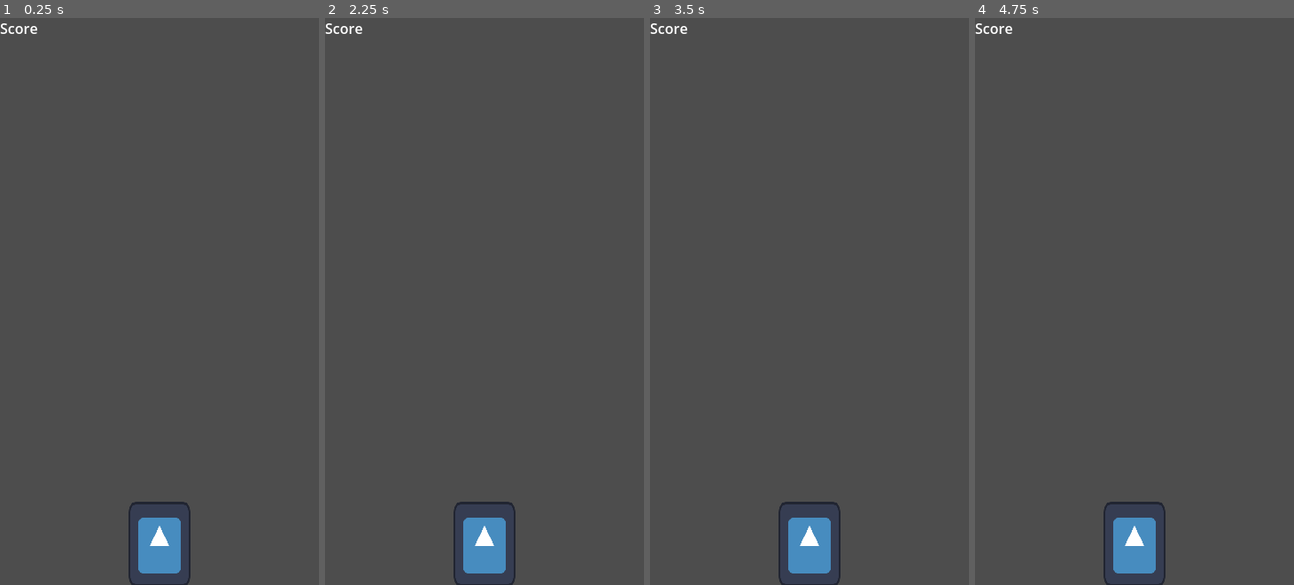
Above: before the commit, frames 1-4 (left to right).
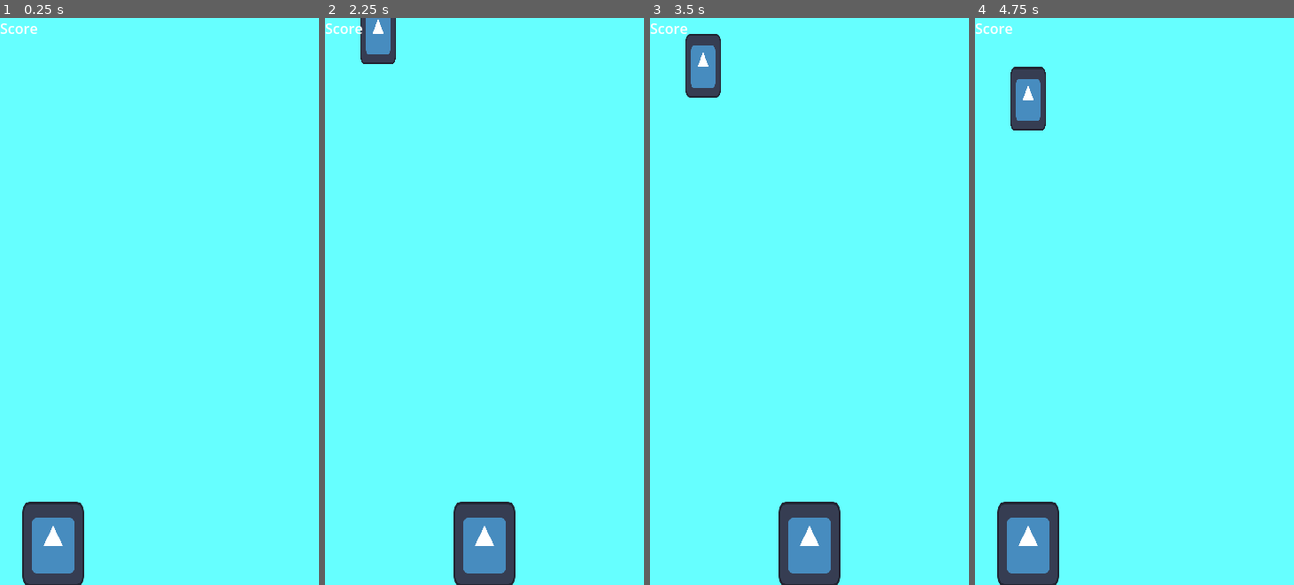
Above: after the commit, the same moments.

Repository: limidan7/missile-takedown
Game: Godot game, scene res://Scenes/root.tscn
Same seed, same stepped clock (60 frames per second), same inputs: the game is played once before the commit and once after it. The engine's default icon, where the game draws it, is replaced by a stand-in: a white triangle on a blue panel in a dark square.
Inputs:
- Up to frame 1 (0.25 s): no input
- Up to frame 2 (2.25 s): tap Enter at 0.5 s; hold D (Right_Move) 0.53-1.28 s; hold A (Left_Move) 1.28-2.03 s; hold D (Right_Move) from 2.03 s (still down)
- Up to frame 3 (3.5 s): keep holding D (Right_Move)
- Up to frame 4 (4.75 s): release D (Right_Move) at 3.53 s; hold A (Left_Move) from 3.53 s (still down)

The runs differ from the first frame. In frame 1, 99% of the frame differs, in the area x 0-100%, y 0-100%; in frame 2, 97%; in frame 3, 97%; in frame 4, 98%.

Commit message:
added basic missile dulpication and the missile

Diff:
--- /dev/null
+++ b/Scenes/border.tscn
@@ -0,0 +1,10 @@
+[gd_scene load_steps=2 format=3 uid="uid://btvophn0lk6f7"]
+
+[sub_resource type="RectangleShape2D" id="RectangleShape2D_jqsud"]
+size = Vector2(387, 20)
+
+[node name="Border" type="StaticBody2D"]
+
+[node name="CollisionShape2D" type="CollisionShape2D" parent="."]
+position = Vector2(183.5, 0)
+shape = SubResource("RectangleShape2D_jqsud")
--- /dev/null
+++ b/Scenes/missile.tscn
@@ -0,0 +1,21 @@
+[gd_scene load_steps=4 format=3 uid="uid://bh5s7mmvoulyu"]
+
+[ext_resource type="Texture2D" uid="uid://bvjddypsgtnl3" path="res://Sprites/icon.svg" id="1_khyii"]
+[ext_resource type="Script" path="res://Scripts/missile.gd" id="1_pifhx"]
+
+[sub_resource type="RectangleShape2D" id="RectangleShape2D_fxett"]
+size = Vector2(40, 71.5)
+
+[node name="Missile" type="Node2D"]
+script = ExtResource("1_pifhx")
+
+[node name="RigidBody2D" type="StaticBody2D" parent="."]
+
+[node name="CollisionShape2D" type="CollisionShape2D" parent="RigidBody2D"]
+position = Vector2(0, -0.75)
+shape = SubResource("RectangleShape2D_fxett")
+
+[node name="Sprite2D" type="Sprite2D" parent="RigidBody2D"]
+position = Vector2(-5.96046e-08, -1)
+scale = Vector2(0.3125, 0.5625)
+texture = ExtResource("1_khyii")
--- a/Scenes/root.tscn
+++ b/Scenes/root.tscn
@@ -1,20 +1,29 @@
-[gd_scene load_steps=2 format=3 uid="uid://cv7n4hqv0gqm5"]
+[gd_scene load_steps=4 format=3 uid="uid://cv7n4hqv0gqm5"]
 
 [ext_resource type="PackedScene" uid="uid://b2kkcv4tmr6gw" path="res://Scenes/player.tscn" id="1_gyu2t"]
+[ext_resource type="PackedScene" uid="uid://btvophn0lk6f7" path="res://Scenes/border.tscn" id="2_n78mb"]
+[ext_resource type="PackedScene" uid="uid://bh5s7mmvoulyu" path="res://Scenes/missile.tscn" id="3_3yj0d"]
 
 [node name="Root" type="Node2D"]
 
 [node name="Label" type="Label" parent="."]
+z_index = 7
 offset_right = 715.0
 offset_bottom = 261.0
 text = "Score"
 
 [node name="ColorRect" type="ColorRect" parent="."]
-offset_left = 1045.0
-offset_top = -134.0
-offset_right = 2090.0
-offset_bottom = 1363.0
+offset_left = -250.0
+offset_top = -309.0
+offset_right = 795.0
+offset_bottom = 1188.0
 color = Color(0.4, 1, 1, 1)
 
 [node name="Player" parent="." instance=ExtResource("1_gyu2t")]
-position = Vector2(180, 594)
+position = Vector2(35, 594)
+
+[node name="Border" parent="." instance=ExtResource("2_n78mb")]
+position = Vector2(0, 651)
+
+[node name="Missile" parent="." instance=ExtResource("3_3yj0d")]
+position = Vector2(0, -50)
--- /dev/null
+++ b/Scenes/spawner.tscn
@@ -0,0 +1,8 @@
+[gd_scene load_steps=2 format=3 uid="uid://cut5o4f68k2ra"]
+
+[ext_resource type="Script" path="res://Scripts/spawner.gd" id="1_j3tf5"]
+
+[node name="Spawner" type="Node2D"]
+script = ExtResource("1_j3tf5")
+
+[node name="Timer" type="Timer" parent="."]
--- /dev/null
+++ b/Scripts/missile.gd
@@ -0,0 +1,19 @@
+extends Node2D
+const movespeed = 30
+var rand_num = randi_range(0,2)
+# Called when the node enters the scene tree for the first time.
+func _ready() -> void:
+
+	position.y = -50
+	if rand_num == 0:
+		position.x = 60
+	elif rand_num == 1:
+		position.x = 180
+	else:
+		position.x = 300
+	print(position.x)
+
+
+# Called every frame. 'delta' is the elapsed time since the previous frame.
+func _process(delta: float) -> void:
+	position.y += movespeed*delta
--- a/Scripts/player.gd
+++ b/Scripts/player.gd
@@ -1,11 +1,19 @@
 extends CharacterBody2D
 
-
+var current_lane = 0
+var lane_position = [60, 180,300]
 # Called when the node enters the scene tree for the first time.
 func _ready() -> void:
-	position.x = 180
+	position.x
 
 
 # Called every frame. 'delta' is the elapsed time since the previous frame.
-func _process(delta: float) -> void:
-	pass
+func _physics_process(delta: float) -> void:
+
+	if Input.is_action_just_pressed("Right_Move") and current_lane < 2:
+		current_lane += 1
+	if Input.is_action_just_pressed("Left_Move") and current_lane >0:
+		current_lane -= 1
+
+
+	position.x = lane_position[current_lane]
--- /dev/null
+++ b/Scripts/spawner.gd
@@ -0,0 +1,17 @@
+extends Node2D
+
+@onready var timer = $Timer
+var missile = preload("res://Scripts/missile.gd")
+# Called when the node enters the scene tree for the first time.
+func _ready() -> void:
+	timer.wait_time = 1
+	timer.start
+	timer.timeout.connect(spawner)
+	timer.start()
+
+# Called every frame. 'delta' is the elapsed time since the previous frame.
+func _process(delta: float) -> void:
+	pass
+func spawner():
+	var missile_instantiate = missile.instantiate
+	add_child(missile_instantiate)
Not shown, added: Scenes/roo51C1.tmp
Not shown, added: Scenes/roo7AC6.tmp
Not shown, added: Scenes/rooAC1.tmp
